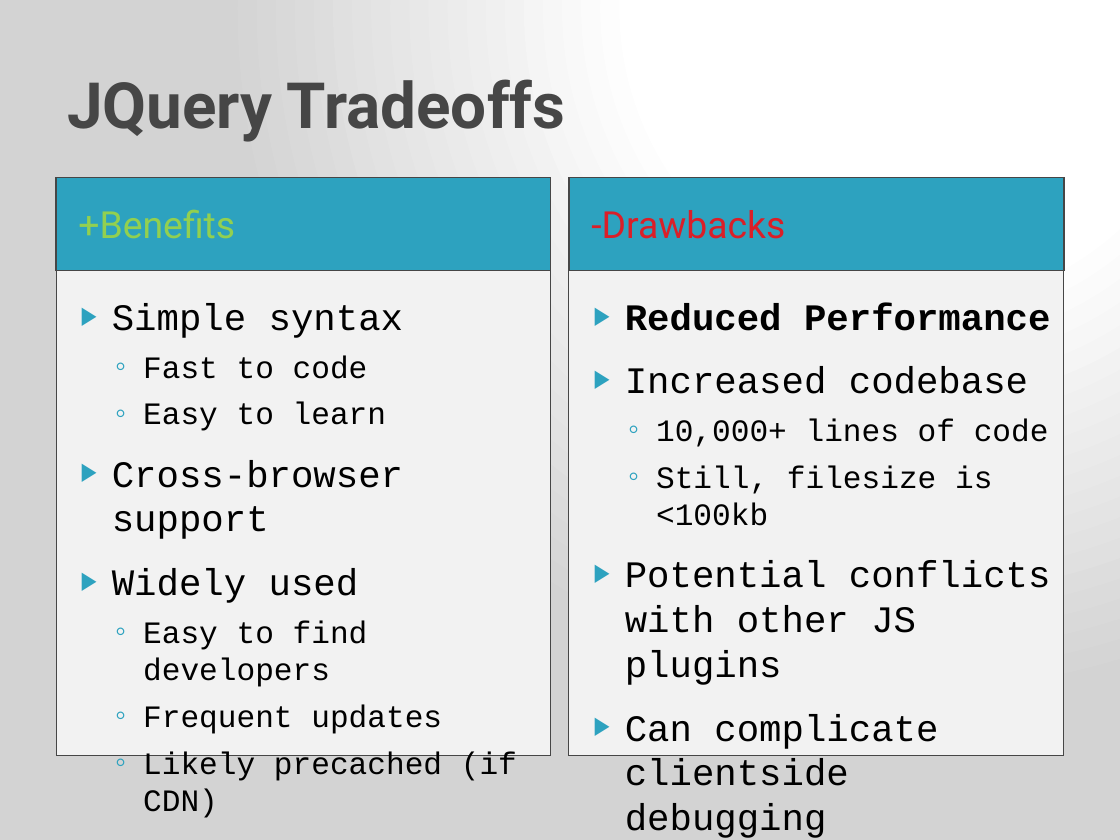
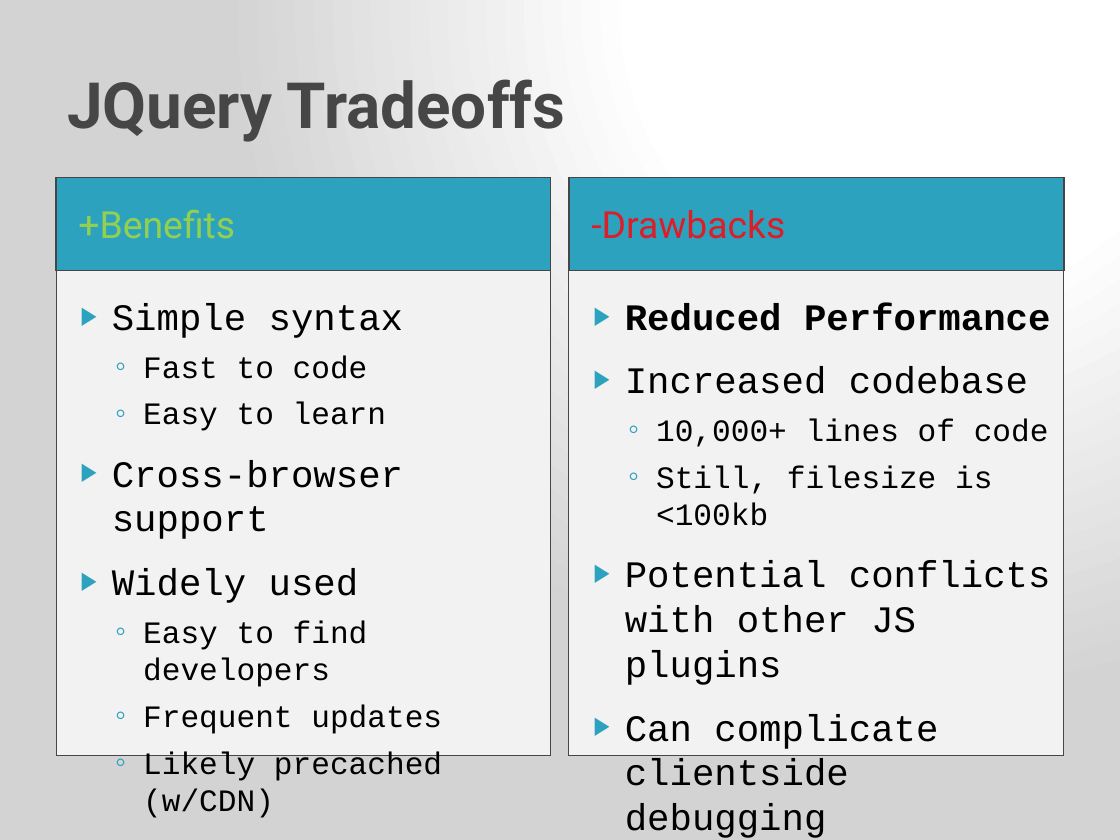
Before and after one commit to j-steve/temp, a slide deck: slide 12 of JavaScript JQuery training.pptx. Drawn at 1120x840 pixels with LibreOffice and Linux fonts; fonts in the diff are those of the drawing. Boxes give left, top, right and bottom in pixels: in the first picture for what was removed or moved away, otherwise in the second. Text is boxed around its words. In the diff, an @@ line names an element or a change of style, - is before the commit and + after.

```diff
--- a/JavaScript JQuery training.pptx
+++ b/JavaScript JQuery training.pptx
@@ text at (x1=143, y1=751, x2=442, y2=818): text changed @@
-  ◦ Likely precached (if CDN)
+  ◦ Likely precached (w/CDN)
```
Also in this commit, not shown: 10 other slides changed, 3 slides added, 1 slide removed.
